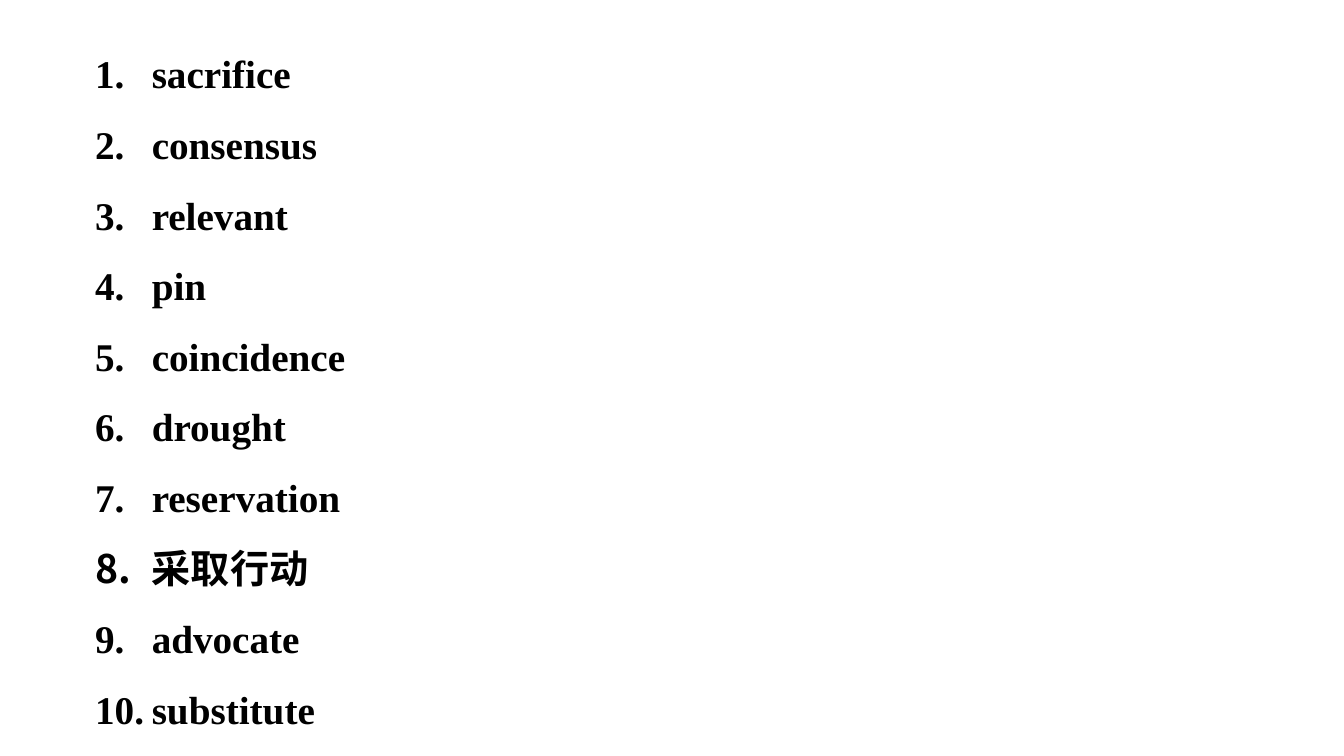
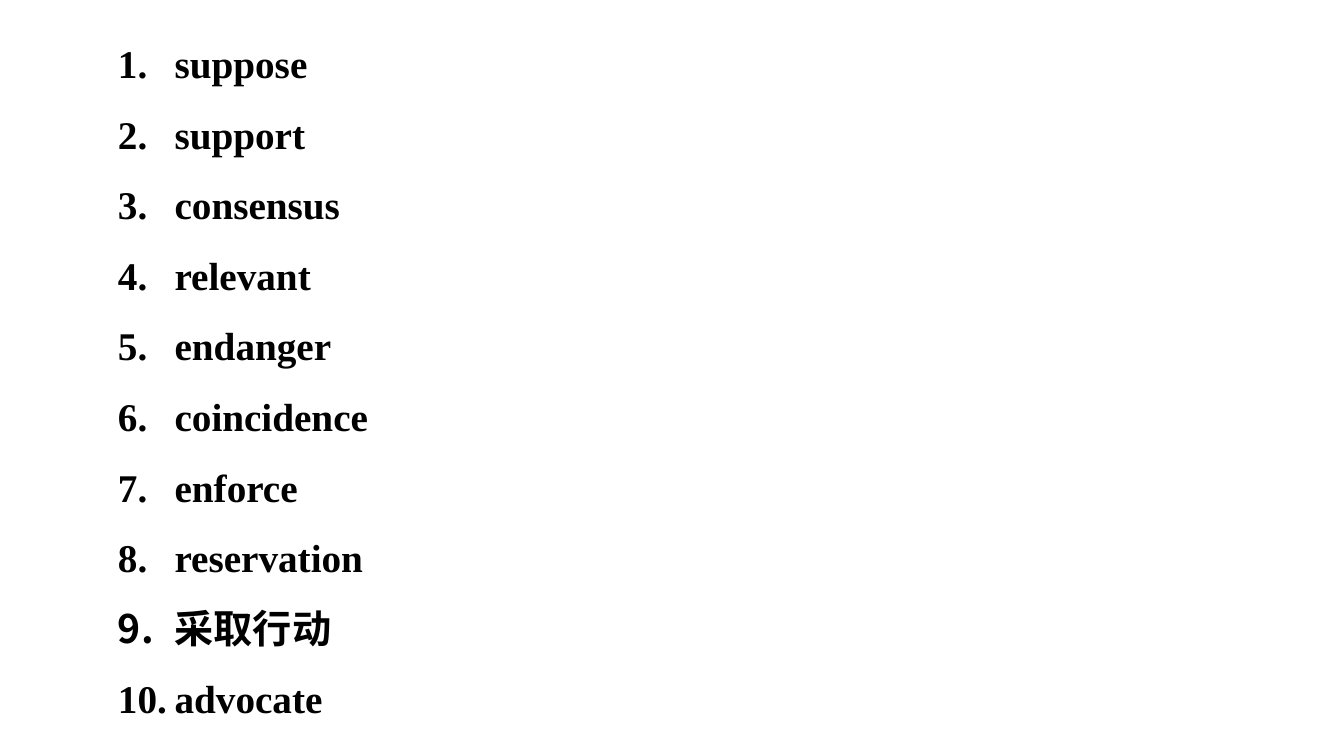
Before and after one commit to ZogeMung/class10, a slide deck: slide 2 of yingyu/U22.pptx. Drawn at 1344x756 pixels with LibreOffice and Linux fonts; fonts in the diff are those of the drawing; background and template pictures are left out. Boxes give left, top, right and bottom in pixels: in the first picture for what was removed or moved away, otherwise in the second. Text is boxed around its words. In the diff, an @@ line names an element or a change of style, - is before the commit and + after.

```diff
--- a/yingyu/U22.pptx
+++ b/yingyu/U22.pptx
@@ text "suppose" moved from (x1=152, y1=60, x2=345, y2=725) to (x1=175, y1=59, x2=368, y2=714) @@
@@ text at (x1=175, y1=59, x2=308, y2=156): text changed @@
-1. sacrifice
+1. suppose
+2. support
@@ text at (x1=175, y1=332, x2=332, y2=368): text changed @@
-4. pin
+5. endanger
@@ text at (x1=175, y1=474, x2=298, y2=503): text changed @@
-6. drought
+7. enforce
@@ text at (x1=152, y1=696, x2=315, y2=725): paragraph removed @@
-10. substitute
```
Also in this commit, not shown: 3 other slides changed, 1 slide added, 1 slide removed, 2 other files.
